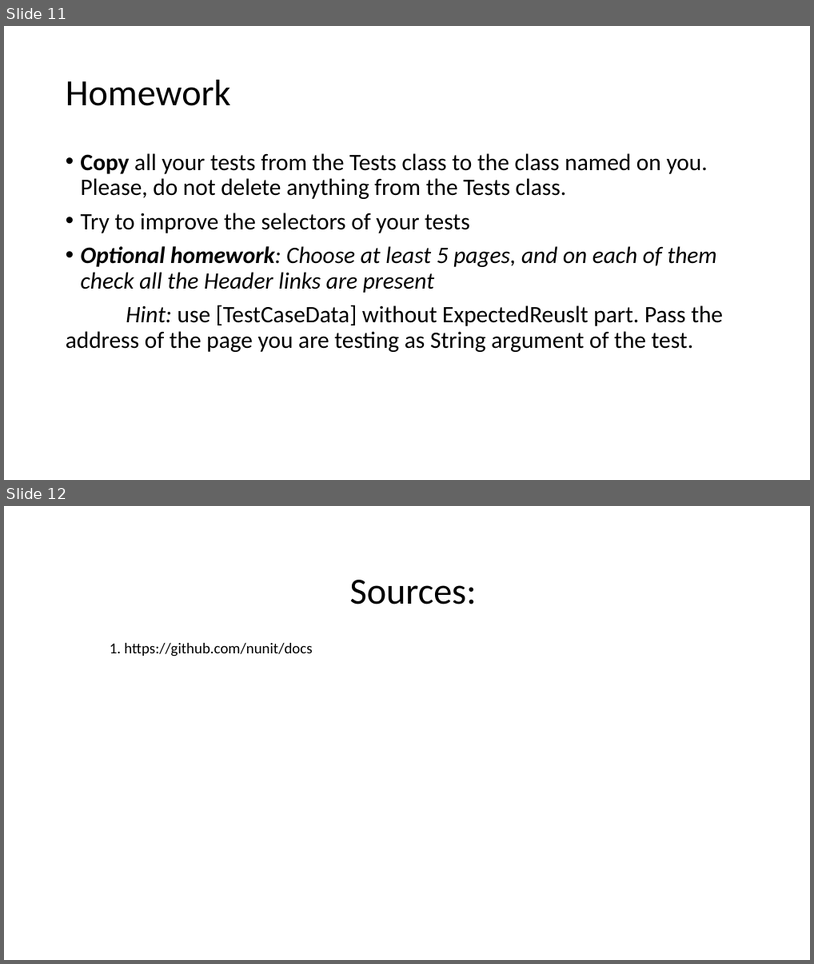
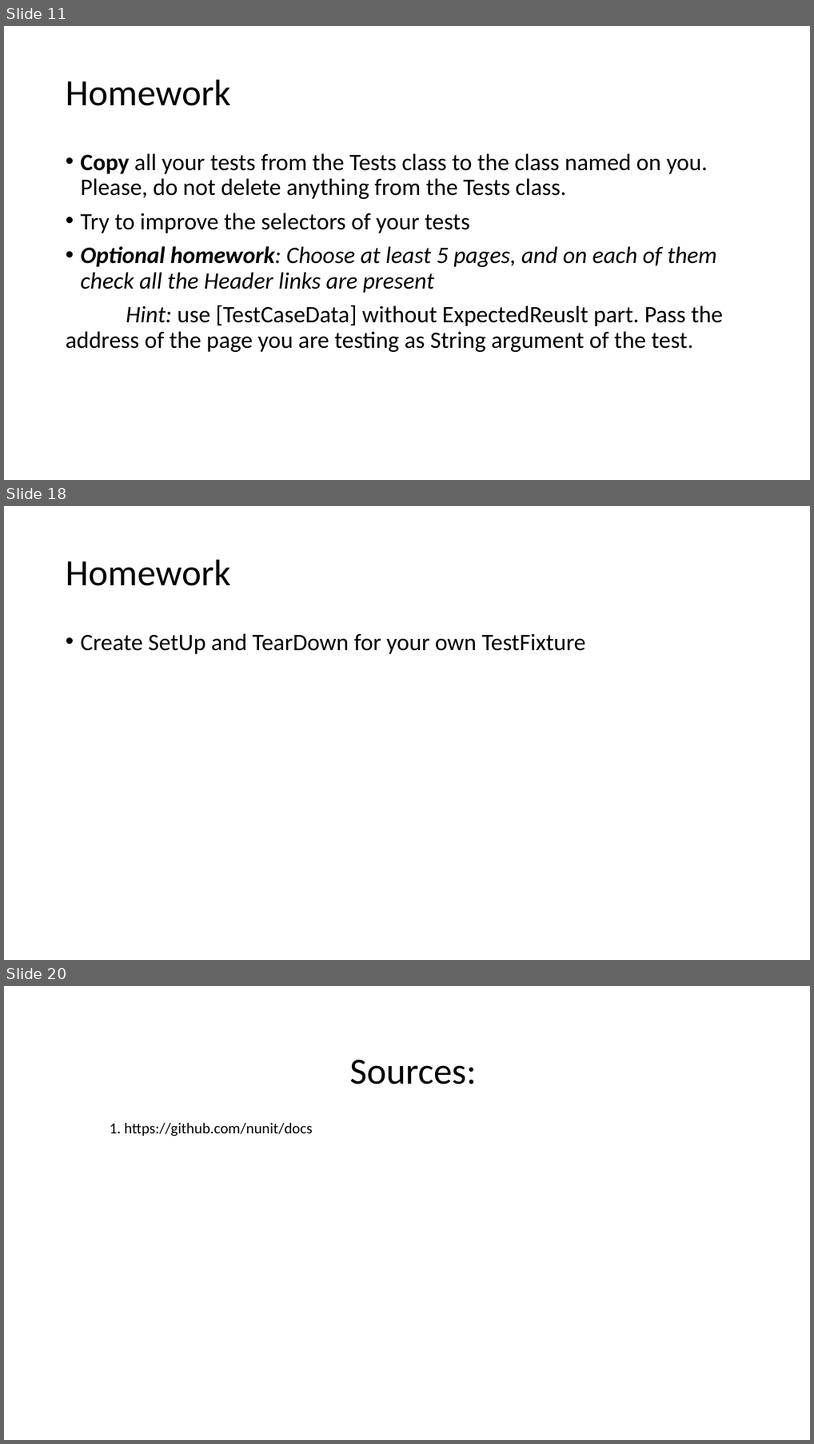
Before and after one commit to dvelio/QAAutomationCourse2017, a slide deck: Presentations/QA Automation Course Week 5.pptx. Shown one above the other, each under a label of ours: slides 11 and 12 before the commit, slides 11, 18 and 20 after it; the slides between them are not shown. The pictures are 814x964 and 814x1444 pixels, drawn with LibreOffice and Linux fonts; fonts in the diff are those of the drawing. Boxes give left, top, right and bottom in pixels: in the first picture for what was removed or moved away, otherwise in the second. Text is boxed around its words. In the diff, an @@ line names an element or a change of style, - is before the commit and + after.

Commit message:
QA: Nunit Assertions (update to Week 5 presentation) + example test with Nunit assertions

```diff
--- a/Presentations/QA Automation Course Week 5.pptx
+++ b/Presentations/QA Automation Course Week 5.pptx
@@ slide 18 added at (4,506,810,960), background #FFFFFF @@
@@ title added at (66,560,231,586), 44 pt, text #000000 @@
+Homework
@@ text added at (81,633,586,654), 28 pt, text #000000 @@
+• Create SetUp and TearDown for your own TestFixture
@@ what was slide 12 is now slide 20 @@
```
Also in this commit, not shown: 2 slides changed, 7 other slides added, 1 other file.
